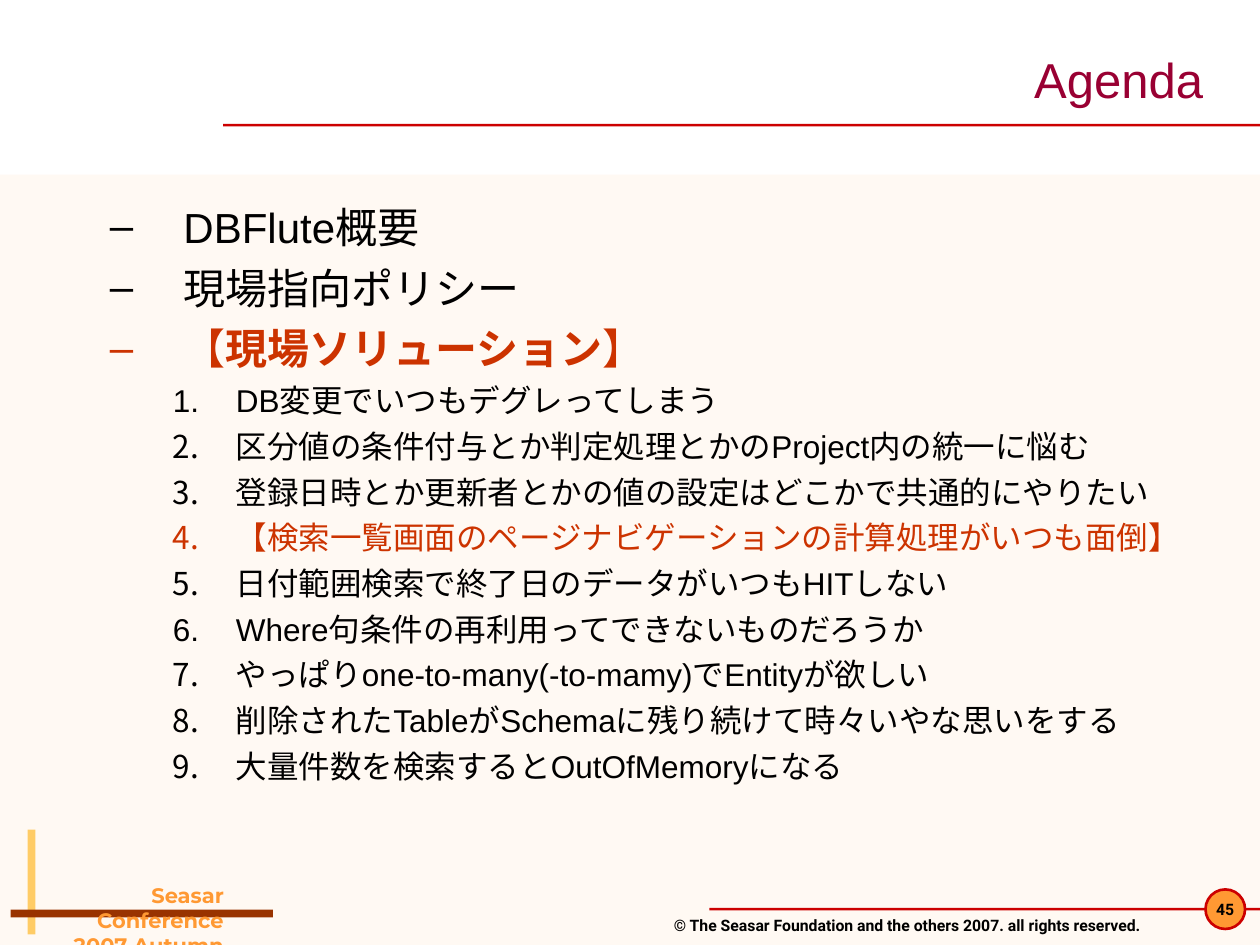
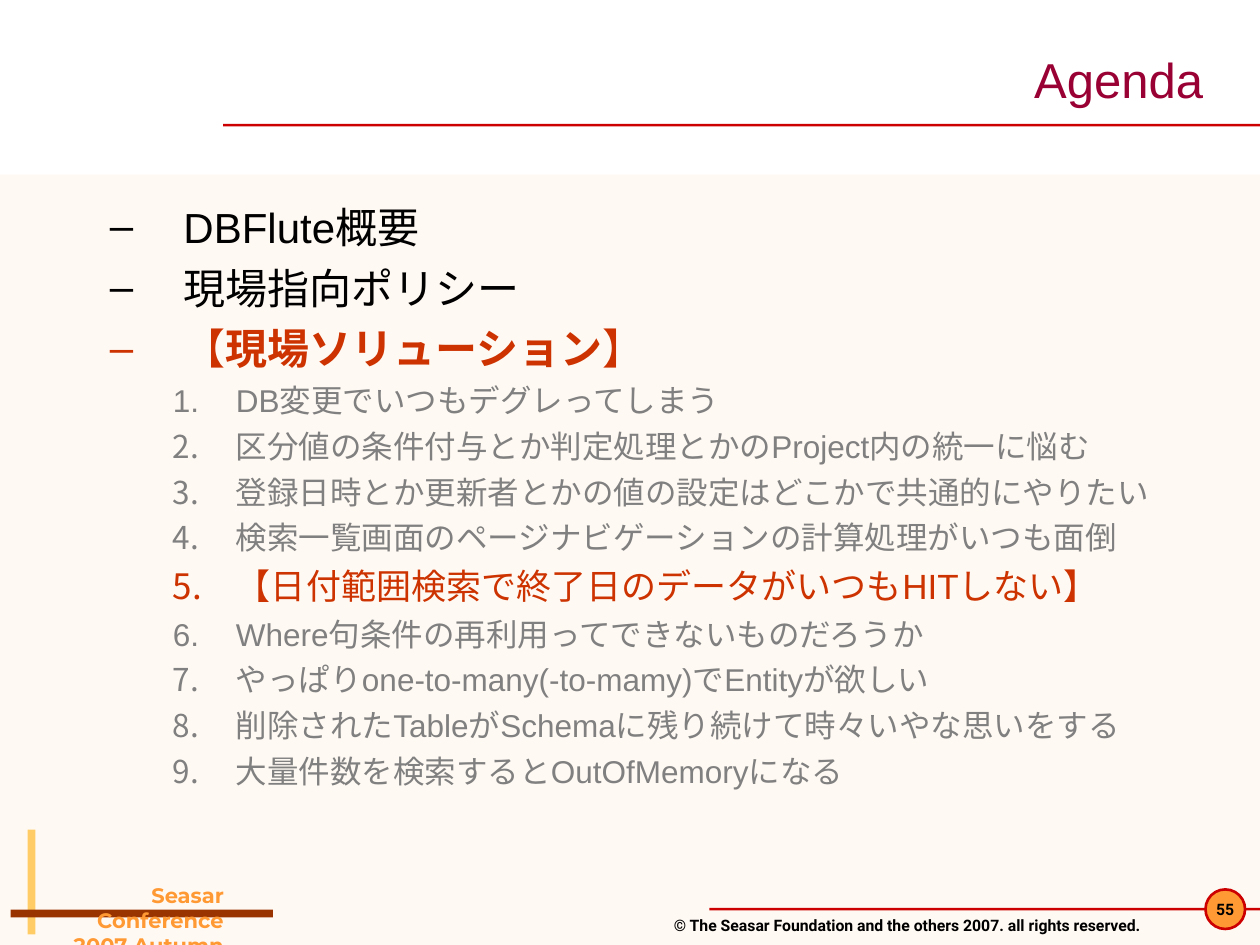
Before and after one commit to seasarorg/dbflute, a slide deck: slide 55 of dbflute/etc/doc/pres/sc2007a_2-DBFlute.ppt (slide 45 before the commit). Drawn at 1260x945 pixels with LibreOffice and Linux fonts; fonts in the diff are those of the drawing; background and template pictures are left out. Boxes give left, top, right and bottom in pixels: in the first picture for what was removed or moved away, otherwise in the second. Text is boxed around its words. In the diff, an @@ line names an element or a change of style, - is before the commit and + after.

```diff
--- a/dbflute/etc/doc/pres/sc2007a_2-DBFlute.ppt
+++ b/dbflute/etc/doc/pres/sc2007a_2-DBFlute.ppt
@@ text at (x1=236, y1=387, x2=1149, y2=790): text colour #000000 to #808080 in "DB変更でいつもデグレってしまう", "区分値の条件付与とか判定処理とかのProject内の統一に悩む", "登録日時とか更新者とかの値の設定はどこかで共通的にやりたい", "Where句条件の再利用ってできないものだろうか" and 3 more places; bullet colour #000000 to #808080 @@
@@ text at (x1=236, y1=522, x2=1117, y2=602): text changed; text colour #CC3300 to #808080 @@
-    4. 【検索一覧画面のページナビゲーションの計算処理がいつも面倒】
-    5. 日付範囲検索で終了日のデータがいつもHITしない
+    4. 検索一覧画面のページナビゲーションの計算処理がいつも面倒
+    5. 【日付範囲検索で終了日のデータがいつもHITしない】
@@ page number at (x1=1216, y1=903, x2=1234, y2=915): text changed @@
-45
+55
```
Also in this commit, not shown: 15 other slides changed, 4 slides added.
